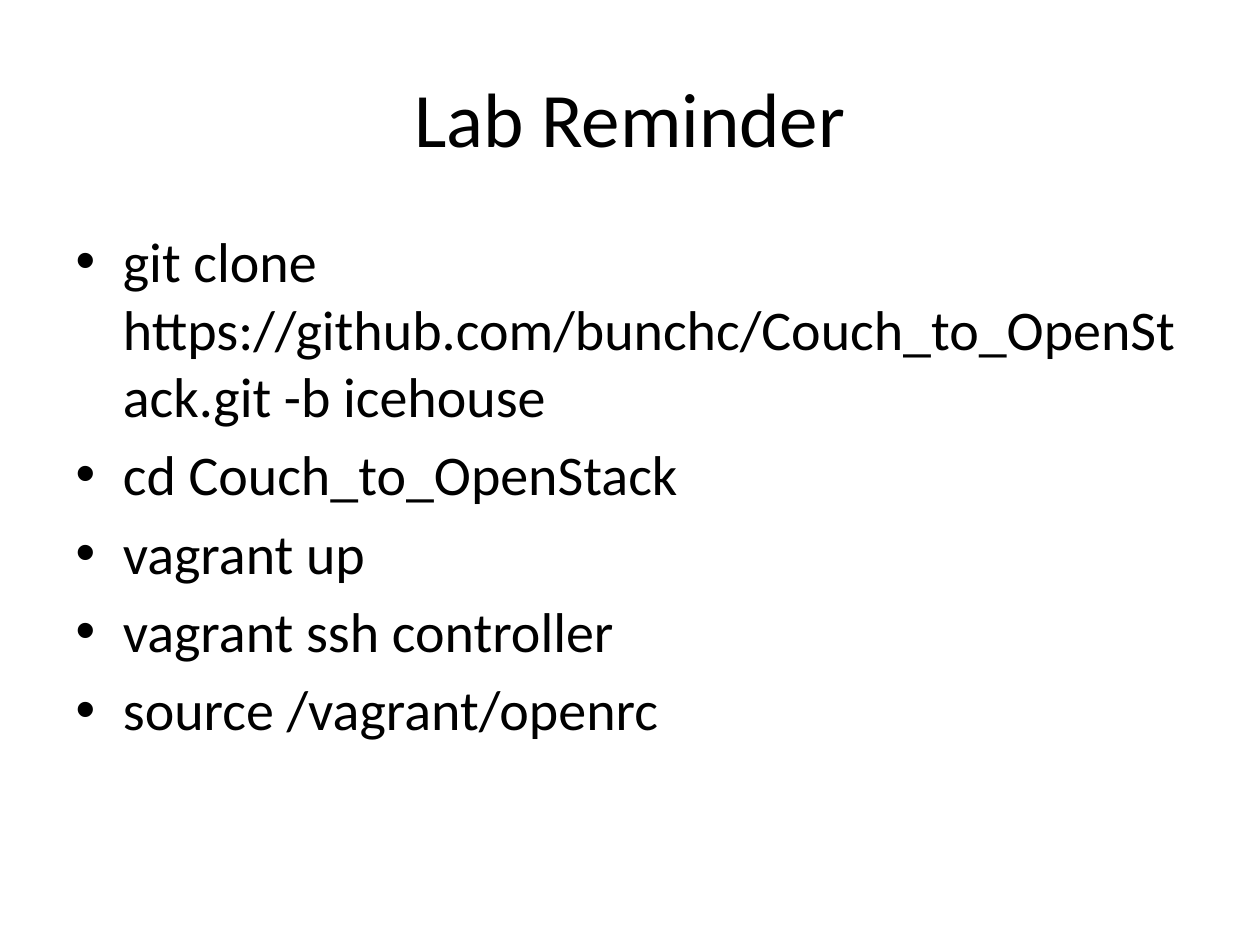
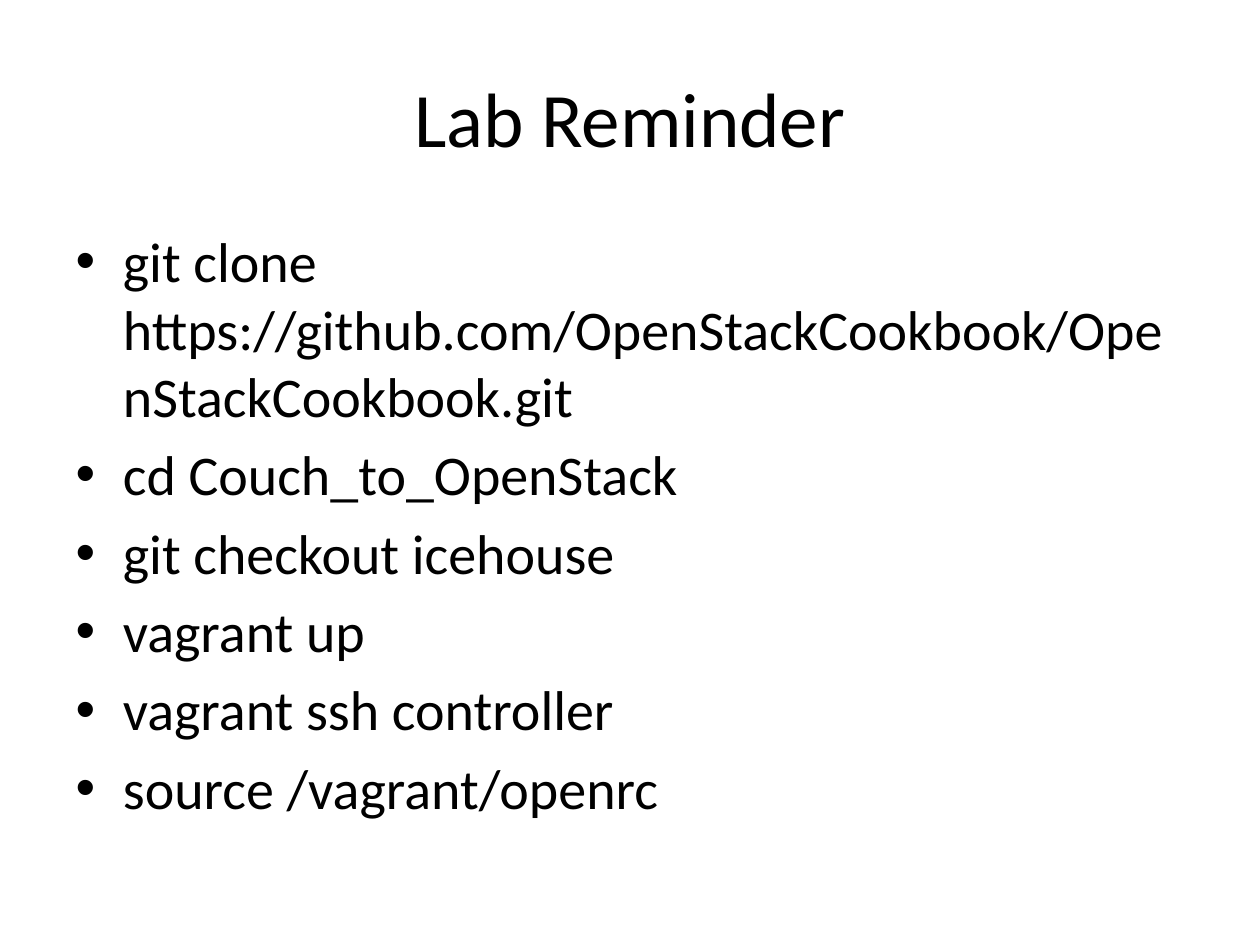
Before and after one commit to bunchc/Couch_to_OpenStack, a slide deck: slide 6 of slides/01-WhatsNew.pptx. Drawn at 1260x945 pixels with LibreOffice and Linux fonts; fonts in the diff are those of the drawing. Boxes give left, top, right and bottom in pixels: in the first picture for what was removed or moved away, otherwise in the second. Text is boxed around its words. In the diff, an @@ line names an element or a change of style, - is before the commit and + after.

```diff
--- a/slides/01-WhatsNew.pptx
+++ b/slides/01-WhatsNew.pptx
@@ text at (123,243,1163,427): text changed @@
-• git clone https://github.com/bunchc/Couch_to_OpenStack.git -b icehouse
+• git clone https://github.com/OpenStackCookbook/OpenStackCookbook.git
@@ text at (123,535,614,584): paragraph added @@
+• git checkout icehouse
```
Also in this commit, not shown: 15 other files.
